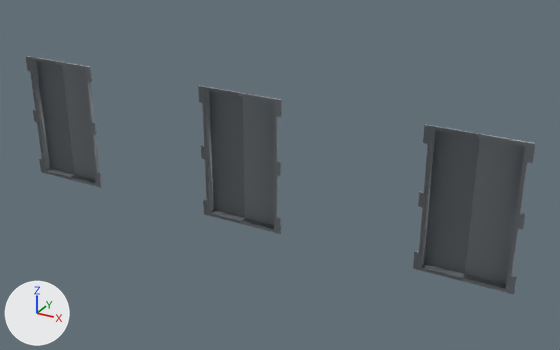
The Blender file 3D Models/1885/Buildings/Freemasons Hall/Freemasons Hall.blend, before and after one commit.
One viewpoint serves both versions: a 50 mm lens placed at (11.44, -12.69, 6.58), pointed at (6.21, -3.18, 1.82). Lighting does not change. The marker at lower left points along +X, +Y and +Z.

Names of what the first picture shows: 'Lower windows.001'.
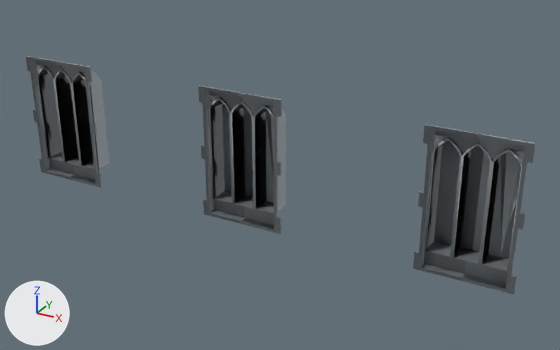
Commit message: Lower windows

Boxes [x1, y1, x2, y2] around the edits, measured in the pictures (560 x 350 px):
part 1 of me_cube_012, built on: before [37, 65, 524, 272]; after [37, 65, 524, 273]

The edits, one by one:
me_cube_012 is used by ob_lower_windows_001; location (2.2, -3.53, 1.02).
me_cube_012 had 53 vertices, 37 faces and spanned x -0.7..0.0, y 0.0..0.12, z 0.0..2.13.
me_cube_012 now has 134 vertices, 109 faces and spans x -0.7..0.0, y 0.0..0.42, z 0.0..2.13.
Part 1, on me_cube_012:
2 vertices are removed from x -0.39..0.0, y 0.12, z 1.77.
6 faces are deleted.
83 vertices are added at x -0.58..0.0, y 0.09..0.42, z 0.25..1.97.
78 new faces join them.
